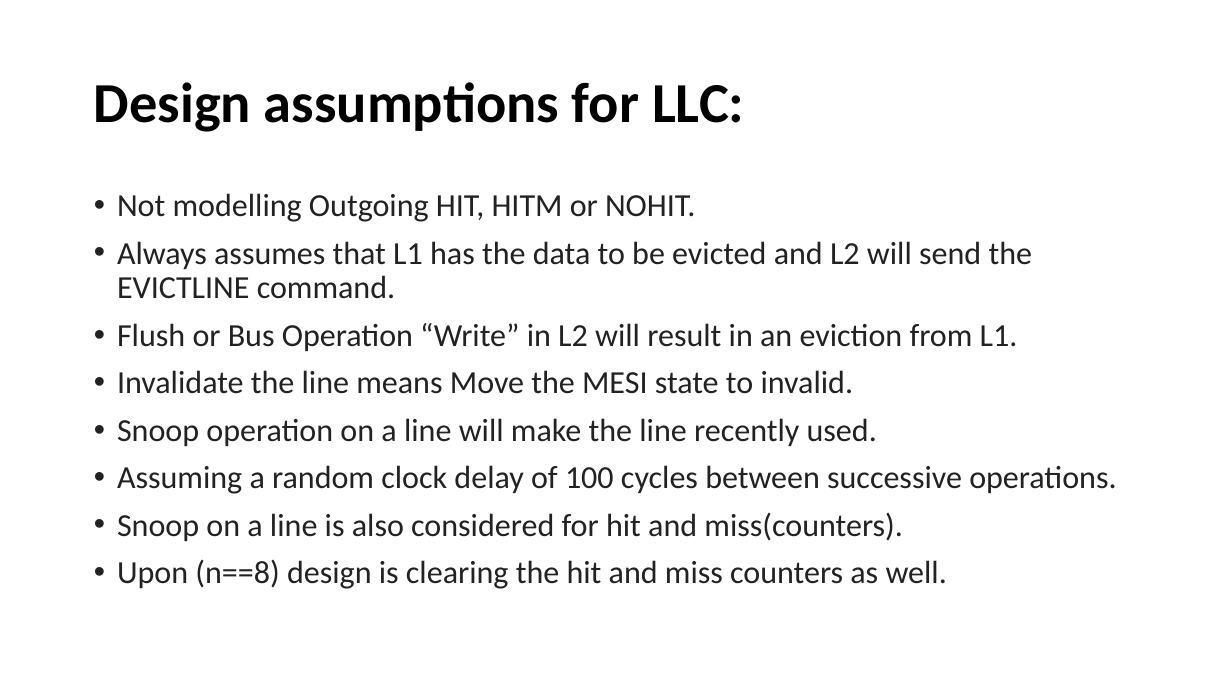
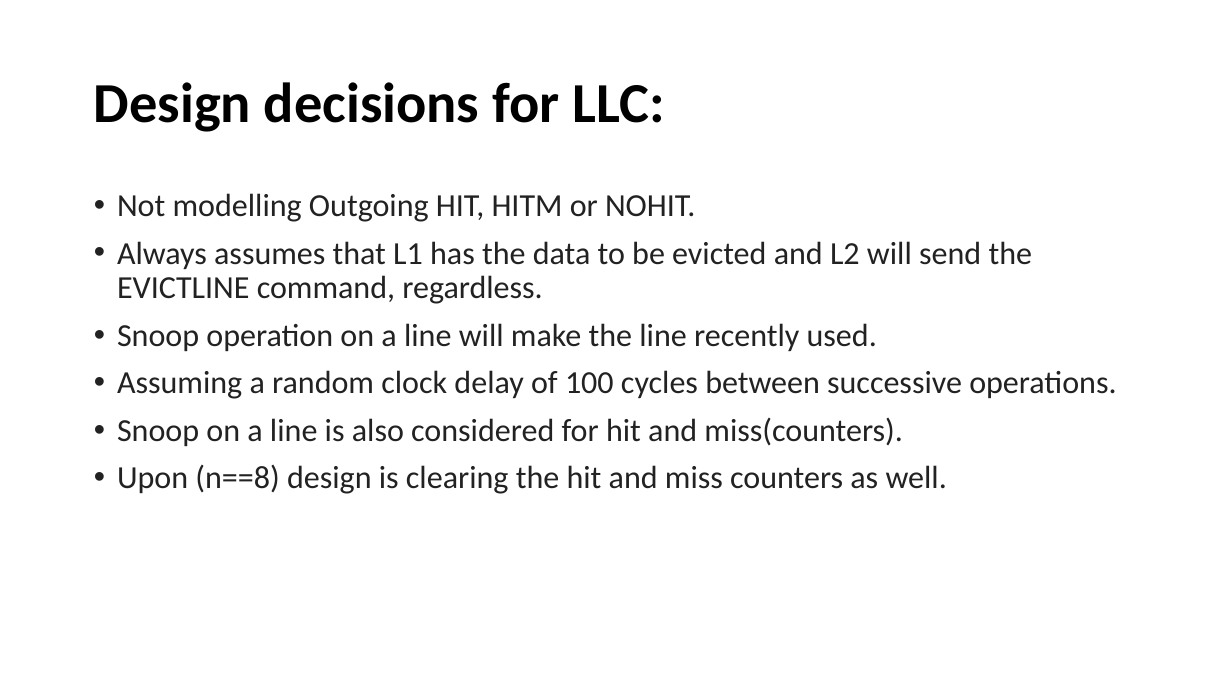
Before and after one commit to adithyakashyap95/MSD, a slide deck: slide 7 of MSD_Presentation.pptx. Drawn at 1232x693 pixels with LibreOffice and Linux fonts; fonts in the diff are those of the drawing. Boxes give left, top, right and bottom in pixels: in the first picture for what was removed or moved away, otherwise in the second. Text is boxed around its words. In the diff, an @@ line names an element or a change of style, - is before the commit and + after.

Commit message:
updated Final PPT

```diff
--- a/MSD_Presentation.pptx
+++ b/MSD_Presentation.pptx
@@ title at [94, 82, 664, 132]: text changed @@
-Design assumptions for LLC:
+Design decisions for LLC:
@@ text at [117, 241, 1032, 304]: text changed @@
-• Always assumes that L1 has the data to be evicted and L2 will send the EVICTLINE command.
-• Flush or Bus Operation “Write” in L2 will result in an eviction from L1.
-• Invalidate the line means Move the MESI state to invalid.
+• Always assumes that L1 has the data to be evicted and L2 will send the EVICTLINE command, regardless.
```
Also in this commit, not shown: 2 other slides changed.
